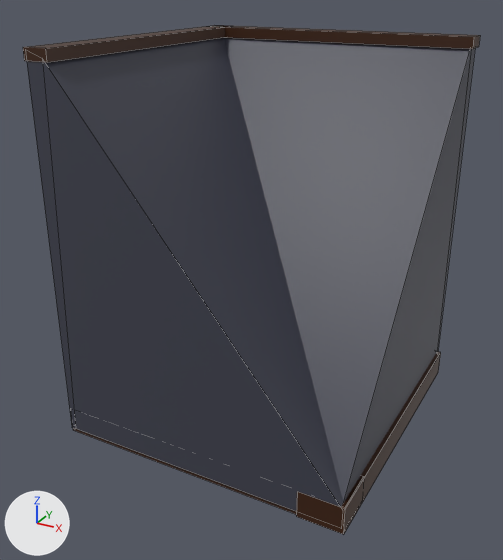
Renders of the FBX model 3D/Batiment/MaisonRicheVillage/MaisRich_toit_coin_inte.fbx from each side of a commit.
Both versions are drawn from a camera (50 mm lens) standing at (0.424, -0.763, 0.453) and looking at (0.015, -0.019, 0.082). The lights are fixed; the arrows at lower left show +X, +Y and +Z. Mesh edges are drawn as thin lines. Where no turn or scale is listed for an object, it has been applied to the vertices.
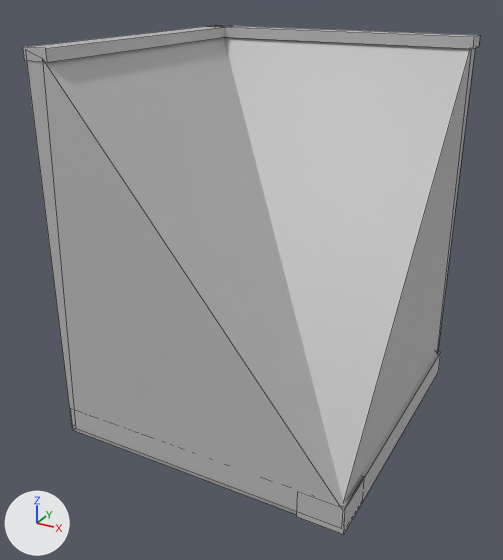
The newer file is also turned or shifted as a whole; pictures and numbers use the older file's frame.

Edits to the bpy script that builds the scene:
```text
Add mat_defaultpolygonshader:
    mat_defaultpolygonshader = principled_material('defaultPolygonShader')
    mat_defaultpolygonshader.base_color = (0.5, 0.5, 0.5)  # grey #bcbcbc
Change me_mesh:
    where me_mesh.from_pydata(...)  # 56 vertices, 44 faces; spans x -0.199..0.199, y -0.201..0.201, z -0.249..0.249
    used by ob_polysurface114; location = (0.026, 0.012, 0.132)
    me_mesh part 1: all 18 faces that had it switch from mat_toit (dark blue #3f414f) to mat_defaultpolygonshader (grey #bcbcbc)
    me_mesh part 2: all 26 faces that had it switch from mat_bois (brown #3d1c00) to mat_defaultpolygonshader (grey #bcbcbc)
```

Pixel boxes (x1, y1, x2, y2) of what changed, in the pictures (503 x 560 px):
part 1 of me_mesh, recoloured
    both: (27, 37, 475, 511)
part 2 of me_mesh, recoloured (brown to grey)
    both: (23, 25, 480, 534)
